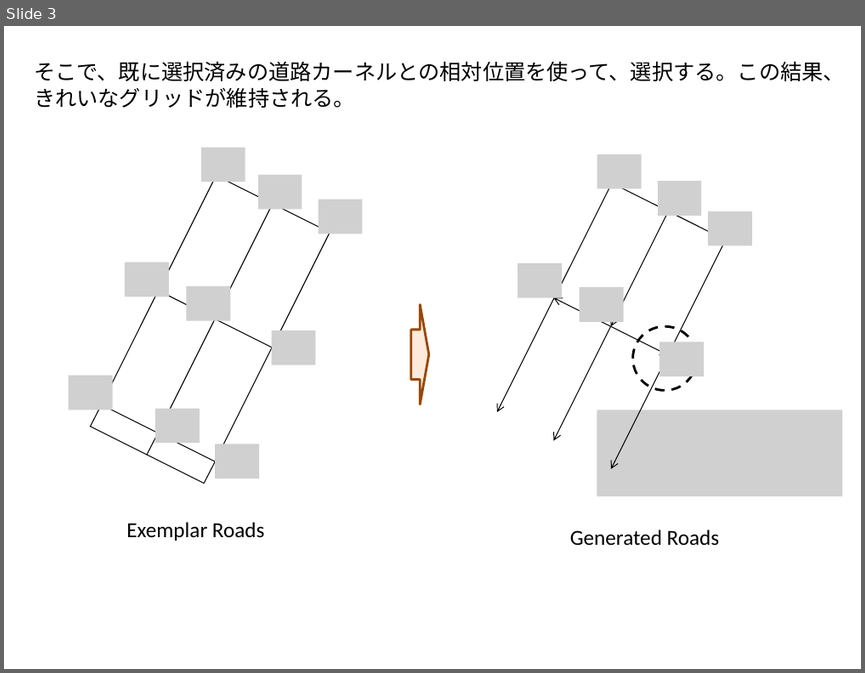
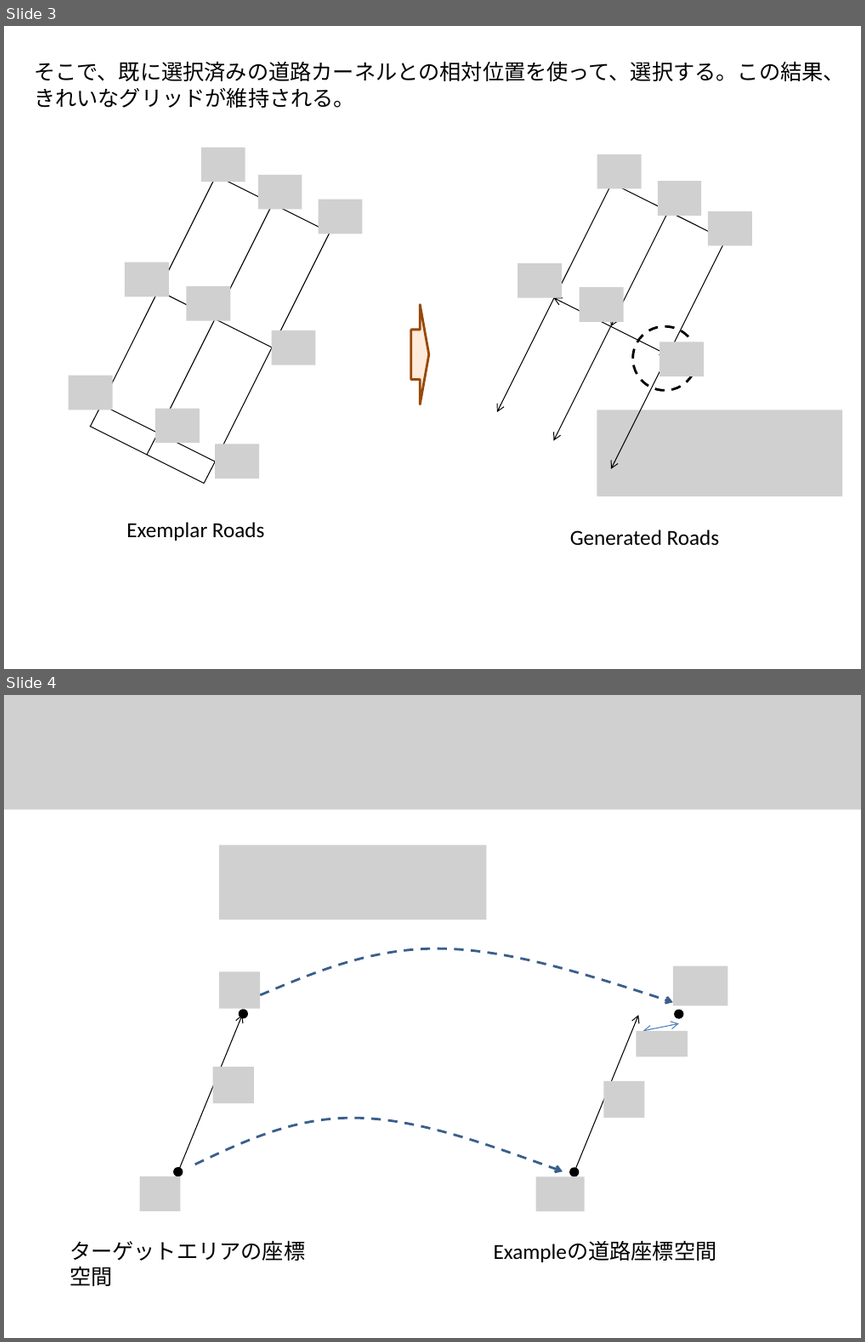
Before and after one commit to gnishida/RoadDesigner, a slide deck: doc/相対位置に基づく道路カーネルの選択.pptx. Shown one above the other, each under a label of ours: slide 3 before the commit, slides 3 and 4 after it. The pictures are 865x673 and 865x1342 pixels, drawn with LibreOffice and Linux fonts; fonts in the diff are those of the drawing; grey boxes stand for pictures. Boxes give left, top, right and bottom in pixels: in the first picture for what was removed or moved away, otherwise in the second. Text is boxed around its words. In the diff, an @@ line names an element or a change of style, - is before the commit and + after.

```diff
--- a/doc/相対位置に基づく道路カーネルの選択.pptx
+++ b/doc/相対位置に基づく道路カーネルの選択.pptx
@@ slide 4 added at <box>4,695,861,1338</box>, background #FFFFFF @@
@@ picture added at <box>4,695,861,810</box> @@
@@ picture added at <box>219,845,487,919</box> @@
@@ freeform shape added at <box>260,948,673,1003</box>, outline #3A5F8C 2 pt dashed @@
@@ picture added at <box>219,972,259,1009</box> @@
@@ picture added at <box>673,966,728,1005</box> @@
@@ arrow added from (178, 1171) to (242, 1015), #000000 0.75 pt @@
@@ ellipse added at <box>239,1010,246,1017</box>, fill #000000, outline #000000 2 pt @@
@@ arrow added from (574, 1172) to (638, 1015), #000000 0.75 pt @@
@@ double arrow added from (643, 1031) to (679, 1023), #4B7EBC 0.75 pt @@
@@ ellipse added at <box>675,1010,681,1017</box>, fill #000000, outline #000000 2 pt @@
@@ picture added at <box>636,1031,687,1056</box> @@
@@ picture added at <box>213,1066,254,1104</box> @@
@@ picture added at <box>604,1081,645,1117</box> @@
@@ freeform shape added at <box>195,1117,562,1171</box>, outline #3A5F8C 2 pt dashed @@
@@ picture added at <box>139,1176,181,1211</box> @@
@@ ellipse added at <box>175,1168,182,1174</box>, fill #000000, outline #000000 2 pt @@
@@ picture added at <box>536,1176,585,1211</box> @@
@@ ellipse added at <box>570,1168,577,1174</box>, fill #000000, outline #000000 2 pt @@
@@ text added at <box>69,1240,305,1286</box>, 18 pt, text #000000 @@
+ターゲットエリアの座標空間
@@ text added at <box>494,1241,717,1262</box>, 18 pt, text #000000 @@
+Exampleの道路座標空間
```
Also in this commit, not shown: 5 other slides added, 14 other files.
